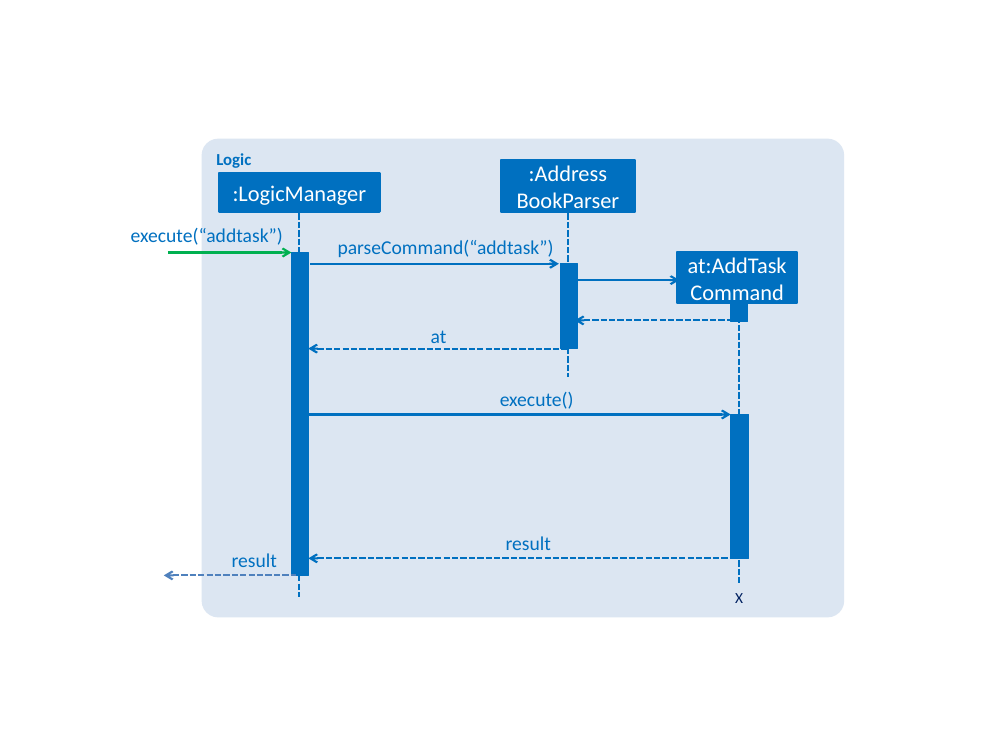
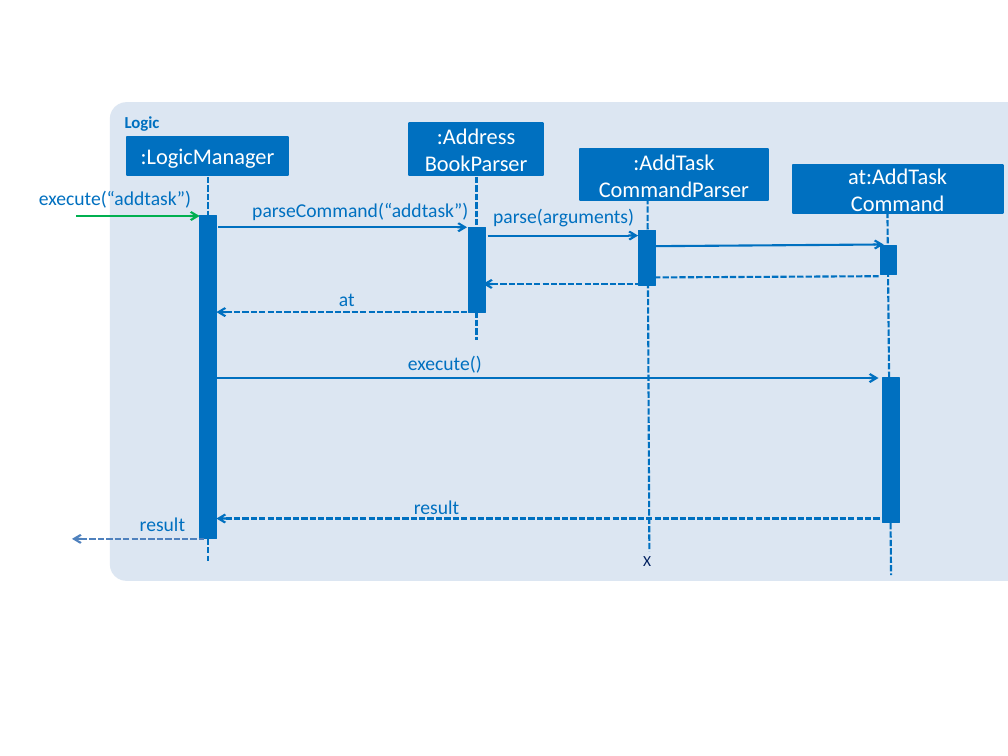
Before and after one commit to tanchc/contacthub, a slide deck: slide 1 of docs/diagrams/AddTaskSequenceDiagram.pptx. Drawn at 1008x756 pixels with LibreOffice and Linux fonts; fonts in the diff are those of the drawing. Boxes give left, top, right and bottom in pixels: in the first picture for what was removed or moved away, otherwise in the second. Text is boxed around its words. In the diff, an @@ line names an element or a change of style, - is before the commit and + after.

Commit message:
Updated developer guide for AddTaskCommand and FindModuleCommand

```diff
--- a/docs/diagrams/AddTaskSequenceDiagram.pptx
+++ b/docs/diagrams/AddTaskSequenceDiagram.pptx
@@ rounded rectangle "Logic": place and size @@
-rounded rectangle "Logic" at (202,139,845,618)
+rounded rectangle "Logic" at (110,102,1008,581)
@@ rectangle added at (581,149,768,200), fill #0070C0, outline #0070C0 1.5 pt, 16 pt, text #FFFFFF @@
+:AddTask
+CommandParser
@@ rectangle "at:AddTask Command": place and size @@
-rectangle "at:AddTask Command" at (677,252,798,302)
+rectangle "at:AddTask Command" at (793,165,1003,213)
@@ text "execute(“addtask”)": place and size @@
-text "execute(“addtask”)" at (131,228,283,245)
+text "execute(“addtask”)" at (39,191,191,208)
@@ text "parseCommand(“addtask”)": place and size @@
-text "parseCommand(“addtask”)" at (338,240,554,260)
+text "parseCommand(“addtask”)" at (252,203,468,223)
@@ text added at (493,209,634,227), 14 pt, text #0070C0 @@
+parse(arguments)
@@ line moved from (739, 291) - (739, 583) to (647, 198) - (649, 551) @@
@@ 5 arrows, 4 rectangles, 4 texts, 2 lines: place and size @@
-5 arrows, 4 rectangles, 4 texts, 2 lines at (163,160,743,603)
+5 arrows, 4 rectangles, 4 texts, 2 lines at (72,124,651,566)
@@ arrow moved from (578, 280) - (679, 280) to (488, 236) - (638, 236) @@
@@ rectangle: place and size @@
-rectangle at (731,291,748,322)
+rectangle at (639,231,656,285)
@@ line added from (887, 212) to (891, 576), #0070C0 1.5 pt dashed @@
@@ arrow added from (656, 246) to (884, 245), #0070C0 1.5 pt @@
@@ rectangle added at (881,245,896,274), fill #0070C0, outline #0070C0 0.75 pt @@
@@ arrow added from (879, 276) to (645, 277), #0070C0 1.5 pt dashed @@
@@ text "execute()": place and size @@
-text "execute()" at (500,392,574,409)
+text "execute()" at (408,356,482,373)
@@ arrow moved from (308, 414) - (731, 414) to (217, 378) - (879, 378) @@
@@ rectangle: place and size @@
-rectangle at (731,414,749,558)
+rectangle at (882,378,900,522)
@@ arrow moved from (308, 558) - (731, 558) to (217, 518) - (882, 518) @@
```
Also in this commit, not shown: 4 other files.
